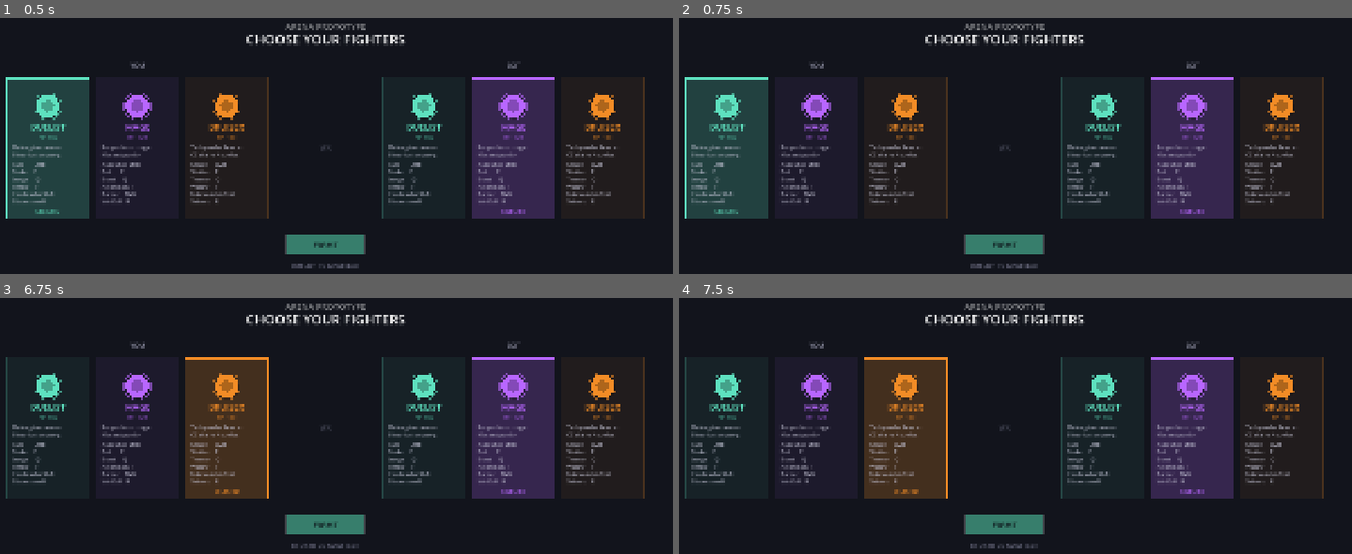
Above: before the commit, frames 1-4 (two rows, left to right).
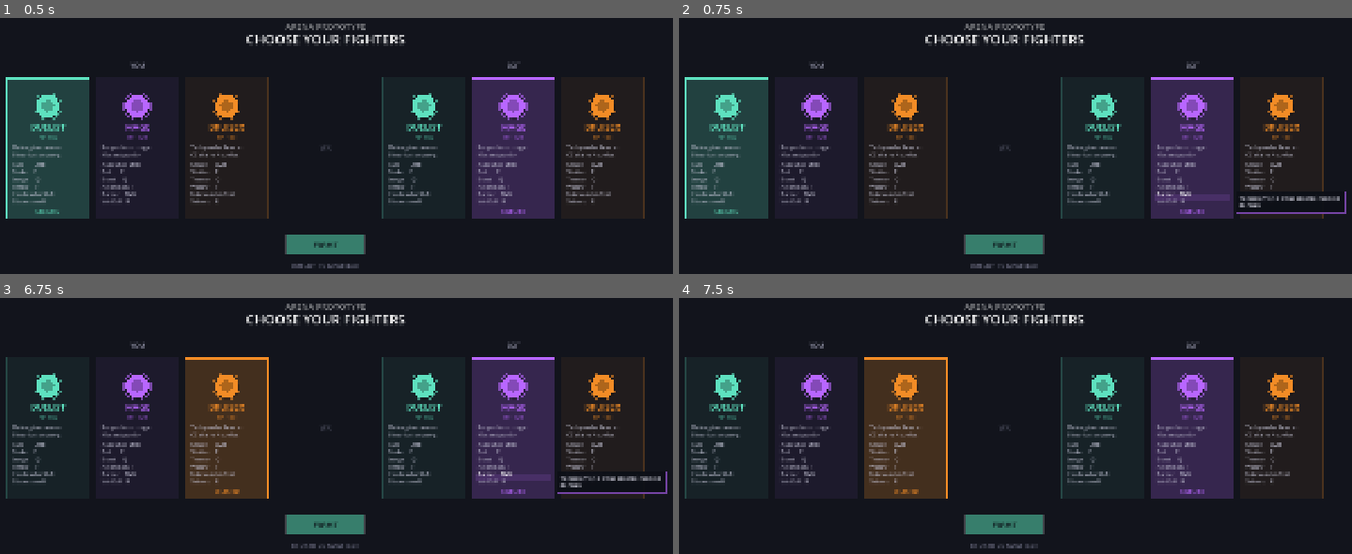
Above: after the commit, the same moments.

Repository: johnWard12/arena-game-godot
Game: Godot game, scene res://scenes/CharSelect.tscn
Two runs of this game, one before a commit and one after it. Both use one fixed random seed, a clock stepped at 60 frames per second and the inputs below.
Inputs (mouse positions are in pixels of both pictures, inside the frame that each line leads up to):
- Up to frame 1 (0.5 s): no input
- Up to frame 2 (0.75 s): tap Enter at 0.5 s; move the mouse to (1170, 197) at 0.52 s; hold D from 0.53 s (still down); tap Backspace at 0.6 s; click (1170, 197) at 0.67 s
- Up to frame 3 (6.75 s): tap Space at 0.77, 1.25, 1.52, 2.75, 3.02, 3.77, 4.25, 4.52, 6.02 s; move the mouse to (174, 520) at 1.27 s; release D at 1.28 s; hold S 1.28-2.03 s; tap Backspace at 1.35, 2.3, 3.05, 3.8, 4.55, 5.3, 6.05, 6.6 s; click (174, 520) at 1.42 s; tap Enter at 2, 3.5 s; move the mouse to (397, 405) at 2.02 s; hold D 2.03-2.78 s; tap E at 2.1 s; click (397, 405) at 2.17 s; move the mouse to (outside the picture) at 2.77 s; hold W 2.78-3.53 s; tap Q at 2.85 s; click (outside the picture) at 2.92 s; move the mouse to (outside the picture) at 3.52 s; hold A 3.53-5.03 s; tap F at 3.6 s; click (outside the picture) at 3.67 s; move the mouse to (100, 436) at 4.27 s; tap Shift at 4.35 s; click (100, 436) at 4.42 s; move the mouse to (363, 497) at 5.02 s; hold S 5.03-5.78 s; tap R at 5.1 s; click (363, 497) at 5.17 s; move the mouse to (215, 392) at 5.77 s; hold D 5.78-6.53 s; tap G at 5.85 s; click (215, 392) at 5.92 s; move the mouse to (491, 477) at 6.52 s; hold W from 6.53 s (still down); click (491, 477) at 6.67 s
- Up to frame 4 (7.5 s): tap Space at 6.77 s; move the mouse to (853, 520) at 7.27 s; release W at 7.28 s; hold D from 7.28 s (still down); tap Backspace at 7.35 s; click (853, 520) at 7.42 s

Frame 1 is identical in both runs. In frame 2, 0.6% of the frame differs, in the area x 70-100%, y 67-77%; in frame 3, 0.6%; in frame 4, nothing differs.

Commit message:
Add ability tooltips on the character select screen
Hovering an ability line (LMB/E/Q/F/Shift/R) now highlights it and shows
a wrapped tooltip describing what it does, positioned beside the card
and clamped to stay on-screen. Each class's abilities got a plain-English
description in a new ability_descs array aligned with the existing lines.

Co-Authored-By: Claude Sonnet 4.6 <noreply@anthropic.com>

Diff:
--- a/godot_project/scripts/CharSelect.gd
+++ b/godot_project/scripts/CharSelect.gd
@@ -39,26 +39,54 @@
 		"color": MELEE_COLOR,
 		"key":   "melee",
 		"hp":    "HP  150",
-		"lines": ["Melee glass cannon.", "Blood-lust on parry.", "", "Auto       LMB", "Strike     E", "Lunge      Q", "Throw      F", "IronResolve Shift", "Bladestorm R"]
+		"lines": ["Melee glass cannon.", "Blood-lust on parry.", "", "Auto       LMB", "Strike     E", "Lunge      Q", "Throw      F", "IronResolve Shift", "Bladestorm R"],
+		"ability_descs": [
+			"Basic sword swing. Low cooldown, low damage.",
+			"Quick stab that slows the target 30% for 2s.",
+			"Dash forward and strike, stunning the target on hit.",
+			"Ranged blade throw — extra damage vs low-HP foes, slows on hit.",
+			"Converts your current combo stacks into damage reduction (10% per stack) for 2s, consuming them.",
+			"Spin for 1.5s, striking nearby foes every 0.3s. Immune to slows while active.",
+		]
 	},
 	{
 		"label": "MAGE",
 		"color": RANGED_COLOR,
 		"key":   "ranged",
 		"hp":    "HP  120",
-		"lines": ["Ranged burst mage.", "Kite and punish.", "", "Auto Shot  LMB", "Bolt       E", "Burst      Q", "ArcaneFan  F", "Barrier    Shift", "VoidColl   R"]
+		"lines": ["Ranged burst mage.", "Kite and punish.", "", "Auto Shot  LMB", "Bolt       E", "Burst      Q", "ArcaneFan  F", "Barrier    Shift", "VoidColl   R"],
+		"ability_descs": [
+			"Basic ranged bolt. Fast, low damage.",
+			"Piercing bolt that slows the target on hit.",
+			"AoE nova that stuns/freezes nearby foes.",
+			"3-bolt spread shot — rewards pushing into close range.",
+			"Temporary shield that absorbs incoming damage.",
+			"Opens a rift that pulls the target in, then implodes for damage that scales with closeness, plus a stun if they're close.",
+		]
 	},
 	{
 		"label": "BRUISER",
 		"color": BRUISER_COLOR,
 		"key":   "bruiser",
 		"hp":    "HP  180",
-		"lines": ["Tanky melee brawler.", "CC chains + survive.", "", "Smash      LMB", "Shatter    E", "Tremor     Q", "Warcry     F", "Unbreakable Shift", "Seismic    R"]
+		"lines": ["Tanky melee brawler.", "CC chains + survive.", "", "Smash      LMB", "Shatter    E", "Tremor     Q", "Warcry     F", "Unbreakable Shift", "Seismic    R"],
+		"ability_descs": [
+			"Heavy melee swing.",
+			"Shield slam that stuns the target on hit.",
+			"Ground stomp AoE that slows nearby foes.",
+			"Reduces your damage taken and weakens the opponent's damage dealt.",
+			"Cleanses all CC, grants CC immunity, damage reduction, and a movement speed boost.",
+			"Lunge in and slam the ground — launches the target into the air (still damageable while airborne).",
+		]
 	},
 ]
 
 func _ready():
 	queue_redraw()
+
+var tooltip_text := ""
+var tooltip_pos  := Vector2.ZERO
+var tooltip_col  := Color.WHITE
 
 func _input(event):
 	if event is InputEventMouseMotion:
@@ -66,6 +94,7 @@
 		hovered = _card_under(event.position)
 		if hovered != prev:
 			queue_redraw()
+		queue_redraw()  # tooltip tracks the cursor within a card too
 	if event is InputEventMouseButton and event.pressed and event.button_index == MOUSE_BUTTON_LEFT:
 		var c = _card_under(event.position)
 		if c.x == 0:
@@ -114,10 +143,12 @@
 	_draw_text("VS", Vector2(mid, CARD_Y + CARD_H * 0.5), 26, Color(0.5, 0.5, 0.6, 0.4), true)
 
 	# draw all six cards
-	for i in 3:
-		_draw_card(player_cards_x[i], i, player_sel == i, hovered == Vector2i(0, i))
-	for i in 3:
-		_draw_card(bot_cards_x[i], i, bot_sel == i, hovered == Vector2i(1, i))
+	tooltip_text = ""
+	var mouse_pos = get_viewport().get_mouse_position()
+	for i in 3:
+		_draw_card(player_cards_x[i], i, player_sel == i, hovered == Vector2i(0, i), mouse_pos)
+	for i in 3:
+		_draw_card(bot_cards_x[i], i, bot_sel == i, hovered == Vector2i(1, i), mouse_pos)
 
 	# fight button
 	var btn = _fight_btn_rect()
@@ -134,7 +165,49 @@
 	_draw_text("%s  vs  %s (bot)" % [p_name, b_name],
 		Vector2(W * 0.5, btn.position.y + btn.size.y + 28), 15, Color(0.55, 0.55, 0.65, 0.7), true)
 
-func _draw_card(cx: float, class_idx: int, selected: bool, hot: bool):
+	if tooltip_text != "":
+		_draw_tooltip()
+
+func _draw_tooltip():
+	var font    = ThemeDB.fallback_font
+	var size    = 13
+	var padding = 10.0
+	var max_w   = 260.0
+
+	# wrap the description into lines that fit max_w
+	var words = tooltip_text.split(" ")
+	var wrapped: Array[String] = []
+	var cur = ""
+	for w in words:
+		var trial = w if cur == "" else cur + " " + w
+		if font.get_string_size(trial, HORIZONTAL_ALIGNMENT_LEFT, -1, size).x > max_w and cur != "":
+			wrapped.append(cur)
+			cur = w
+		else:
+			cur = trial
+	if cur != "":
+		wrapped.append(cur)
+
+	var line_h = 17.0
+	var box_w  = max_w + padding * 2
+	var box_h  = wrapped.size() * line_h + padding * 2
+
+	var pos = tooltip_pos
+	if pos.x + box_w > W - 10:
+		pos.x = W - 10 - box_w
+	if pos.y + box_h > H - 10:
+		pos.y = H - 10 - box_h
+
+	draw_rect(Rect2(pos, Vector2(box_w, box_h)), Color(0.05, 0.06, 0.09, 0.96))
+	draw_rect(Rect2(pos, Vector2(box_w, box_h)), Color(tooltip_col.r, tooltip_col.g, tooltip_col.b, 0.6), false, 1.5)
+
+	var ty = pos.y + padding
+	for line in wrapped:
+		draw_string(font, Vector2(pos.x + padding, ty + size * 0.85), line,
+			HORIZONTAL_ALIGNMENT_LEFT, -1, size, Color(0.9, 0.9, 0.95, 0.95))
+		ty += line_h
+
+func _draw_card(cx: float, class_idx: int, selected: bool, hot: bool, mouse_pos: Vector2):
 	var c = CLASSES[class_idx]
 	var col: Color = c["color"]
 
@@ -162,14 +235,30 @@
 	_draw_text(c["label"], Vector2(pcx, CARD_Y + 126), 22, col, true)
 	_draw_text(c["hp"],    Vector2(pcx, CARD_Y + 152), 14, Color(col.r, col.g, col.b, 0.65), true)
 
-	# ability lines
+	# ability lines — first 3 entries are flavor text/blank, the rest are
+	# abilities in order (aligned with ability_descs)
 	var ly = CARD_Y + 178.0
-	for line in c["lines"]:
+	var ability_i = 0
+	var descs: Array = c.get("ability_descs", [])
+	for j in c["lines"].size():
+		var line: String = c["lines"][j]
 		if line == "":
 			ly += 6
 			continue
-		_draw_text(line, Vector2(cx + 14, ly), 13, Color(0.78, 0.78, 0.85, 0.8), false)
+		var is_ability = j >= 3
+		var line_rect = Rect2(cx + 10, ly - 3, CARD_W - 20, 17)
+		var line_hot = is_ability and line_rect.has_point(mouse_pos)
+		if line_hot:
+			draw_rect(line_rect, Color(col.r, col.g, col.b, 0.14))
+			if ability_i < descs.size():
+				tooltip_text = descs[ability_i]
+				tooltip_pos  = Vector2(cx + CARD_W + 6, ly - 6)
+				tooltip_col  = col
+		var txt_col = Color(1, 1, 1, 0.95) if line_hot else Color(0.78, 0.78, 0.85, 0.8)
+		_draw_text(line, Vector2(cx + 14, ly), 13, txt_col, false)
 		ly += 19
+		if is_ability:
+			ability_i += 1
 
 	# selected badge
 	if selected:
